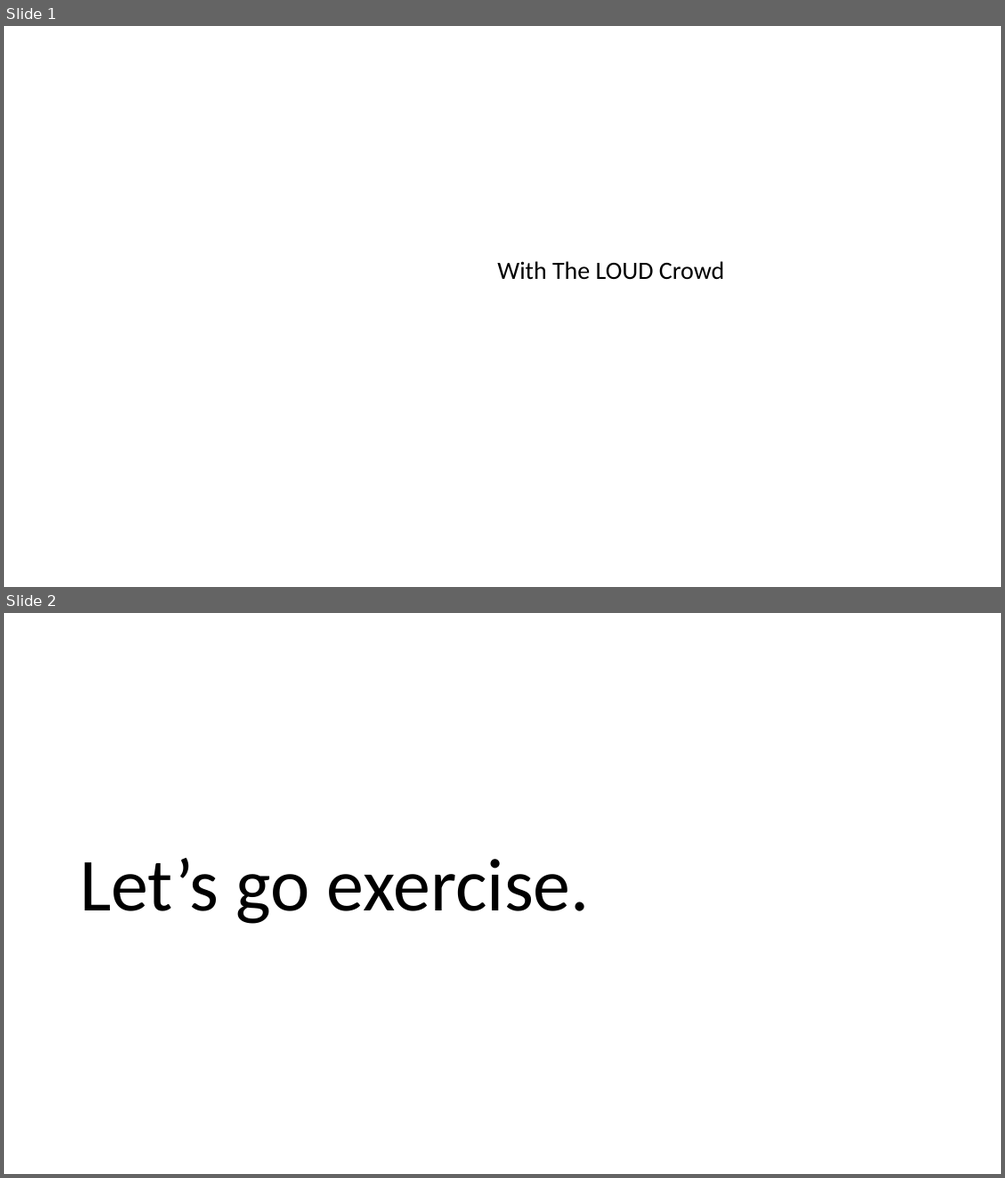
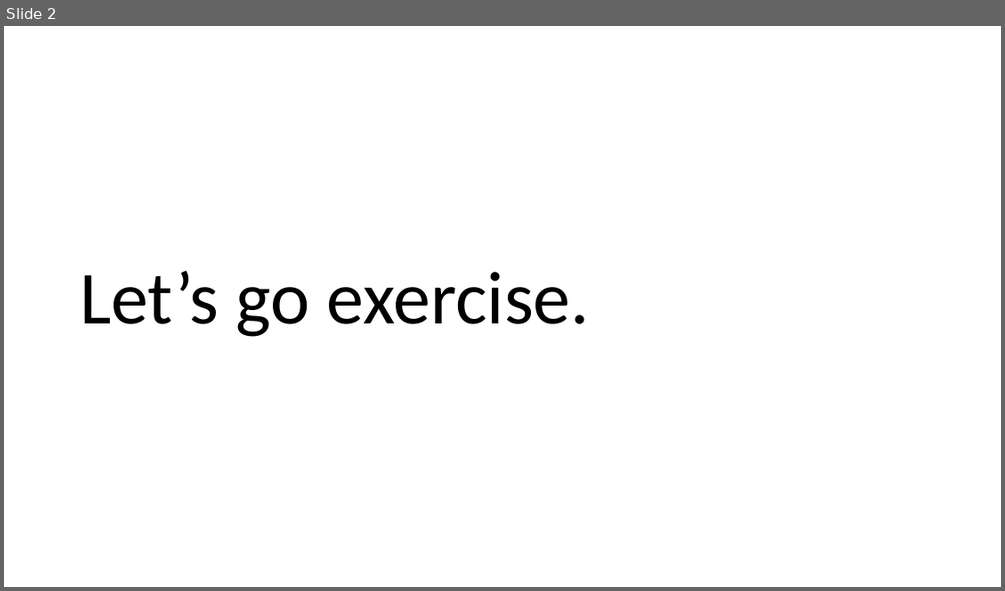
Before and after one commit to thealk/autopptx, a slide deck: lc_reading.pptx. Shown one above the other, each under a label of ours: slides 1 and 2 before the commit, slide 2 after it. The pictures are 1005x1178 and 1005x591 pixels, drawn with LibreOffice and Linux fonts; fonts in the diff are those of the drawing. Boxes give left, top, right and bottom in pixels: in the first picture for what was removed or moved away, otherwise in the second. Text is boxed around its words. In the diff, an @@ line names an element or a change of style, - is before the commit and + after.

```diff
--- a/lc_reading.pptx
+++ b/lc_reading.pptx
@@ slide 1 removed at (x1=4, y1=26, x2=1001, y2=587), background #FFFFFF @@
@@ text removed at (x1=497, y1=261, x2=724, y2=280) @@
-With The LOUD Crowd
```
Also in this commit, not shown: 1 slide added, 1 other file.
